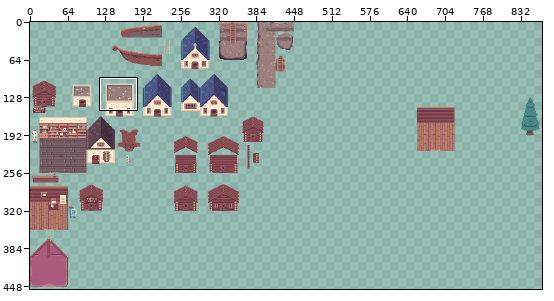
Edited in one commit: sprite sheet (static/images/large-sprites.png). The first picture is a wide view before the edit; the outline marks the close-up.
Close-up. Old version:
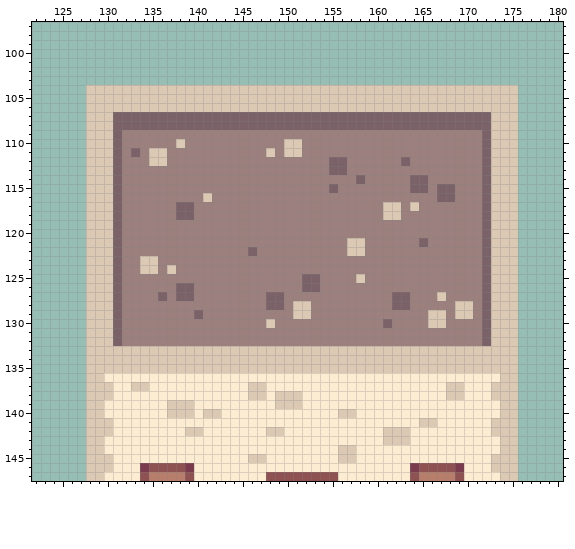
The file is 1000x1000 pixels. Shown: x 122..180, y 97..147. The wide view leaves out empty margins.
After the commit:
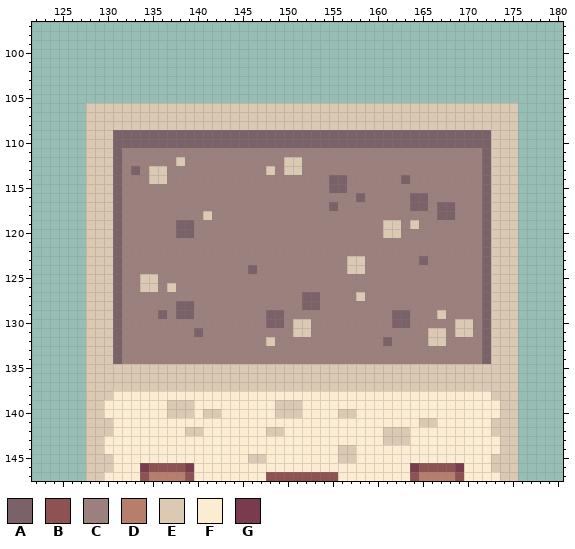
Palette (. is transparent): A #7b6268  B #8f5252  C #9c807e  D #b87e6c  E #dbc9b4  F #fcecd1  G #7a3b4f
Change:
y 104..105: x 128..175 EEEEEEEEEEEEEEEEEEEEEEEEEEEEEEEEEEEEEEEEEEEEEEEE -> ................................................
y 107..108: x 131..172 AAAAAAAAAAAAAAAAAAAAAAAAAAAAAAAAAAAAAAAAAA -> EEEEEEEEEEEEEEEEEEEEEEEEEEEEEEEEEEEEEEEEEE
y 109: x 132..171 CCCCCCCCCCCCCCCCCCCCCCCCCCCCCCCCCCCCCCCC -> AAAAAAAAAAAAAAAAAAAAAAAAAAAAAAAAAAAAAAAA
y 110: x 132..171 CCCCCCECCCCCCCCCCCEECCCCCCCCCCCCCCCCCCCC -> AAAAAAAAAAAAAAAAAAAAAAAAAAAAAAAAAAAAAAAA
y 111: x 133 A -> C; x 135..136 EE -> CC; x 148 E -> C; x 150..151 EE -> CC
y 112: x 135..136 EE -> CC; x 138 C -> E; x 150..151 CC -> EE; x 155..156 AA -> CC; x 163 A -> C
y 113: x 133 C -> A; x 135..136 CC -> EE; x 148 C -> E; x 150..151 CC -> EE; x 155..156 AA -> CC
y 114: x 135..136 CC -> EE; x 155..156 CC -> AA; x 158 A -> C; x 163..165 CAA -> ACC
y 115: x 156 C -> A; x 164..165 AA -> CC; x 167..168 AA -> CC
y 116: x 141 E -> C; x 158 C -> A; x 164..165 CC -> AA; x 167..168 AA -> CC
y 117: x 138..139 AA -> CC; x 155 C -> A; x 161..162 EE -> CC; x 164..165 EC -> AA; x 167..168 CC -> AA
y 118: x 138..139 AA -> CC; x 141 C -> E; x 161..162 EE -> CC; x 167..168 CC -> AA
y 119: x 138..139 CC -> AA; x 161..162 CC -> EE; x 164 C -> E
y 120: x 138..139 CC -> AA; x 161..162 CC -> EE
y 121: x 157..158 EE -> CC; x 165 A -> C
y 122: x 146 A -> C; x 157..158 EE -> CC
y 123: x 134..135 EE -> CC; x 157..158 CC -> EE; x 165 C -> A
y 124: x 134..135 EE -> CC; x 137 E -> C; x 146 C -> A; x 157..158 CC -> EE
y 125: x 134..135 CC -> EE; x 152..153 AA -> CC; x 158 E -> C
y 126: x 134..135 CC -> EE; x 137..139 CAA -> ECC; x 152..153 AA -> CC
y 127: x 136 A -> C; x 138..139 AA -> CC; x 148..149 AA -> CC; x 152..153 CC -> AA; x 158 C -> E; x 162..163 AA -> CC; x 167 E -> C
y 128: x 138..139 CC -> AA; x 148..149 AA -> CC; x 151..153 EEC -> CAA; x 162..163 AA -> CC; x 169..170 EE -> CC
y 129: x 136 C -> A; x 138..140 CCA -> AAC; x 148..149 CC -> AA; x 151..152 EE -> CC; x 162..163 CC -> AA; x 166 E -> C; x 169..170 EE -> CC
y 130: x 148..149 EC -> AA; x 151..152 CC -> EE; x 161..163 ACC -> CAA; x 166..167 EE -> CC; x 169..170 CC -> EE
y 131: x 140 C -> A; x 151..152 CC -> EE; x 166..167 CC -> EE; x 169..170 CC -> EE
y 132: x 148 C -> E; x 161 C -> A; x 166..167 CC -> EE
y 133..134: x 131..172 EEEEEEEEEEEEEEEEEEEEEEEEEEEEEEEEEEEEEEEEEE -> ACCCCCCCCCCCCCCCCCCCCCCCCCCCCCCCCCCCCCCCCA
y 136: x 130..173 FFFFFFFFFFFFFFFFFFFFFFFFFFFFFFFFFFFFFFFFFFFF -> EEEEEEEEEEEEEEEEEEEEEEEEEEEEEEEEEEEEEEEEEEEE
y 137: x 131..132 FF -> EE; x 135..145 FFFFFFFFFFF -> EEEEEEEEEEE; x 148..167 FFFFFFFFFFFFFFFFFFFF -> EEEEEEEEEEEEEEEEEEEE; x 170..172 FFF -> EEE
y 138: x 146..147 EE -> FF; x 149..151 EEE -> FFF; x 168..169 EE -> FF
y 140: x 149..151 FFF -> EEE
Boxes around the changes in both close-ups, in picture pixels (x1, y1, x2, y2):
changed: (86, 85, 518, 418)
